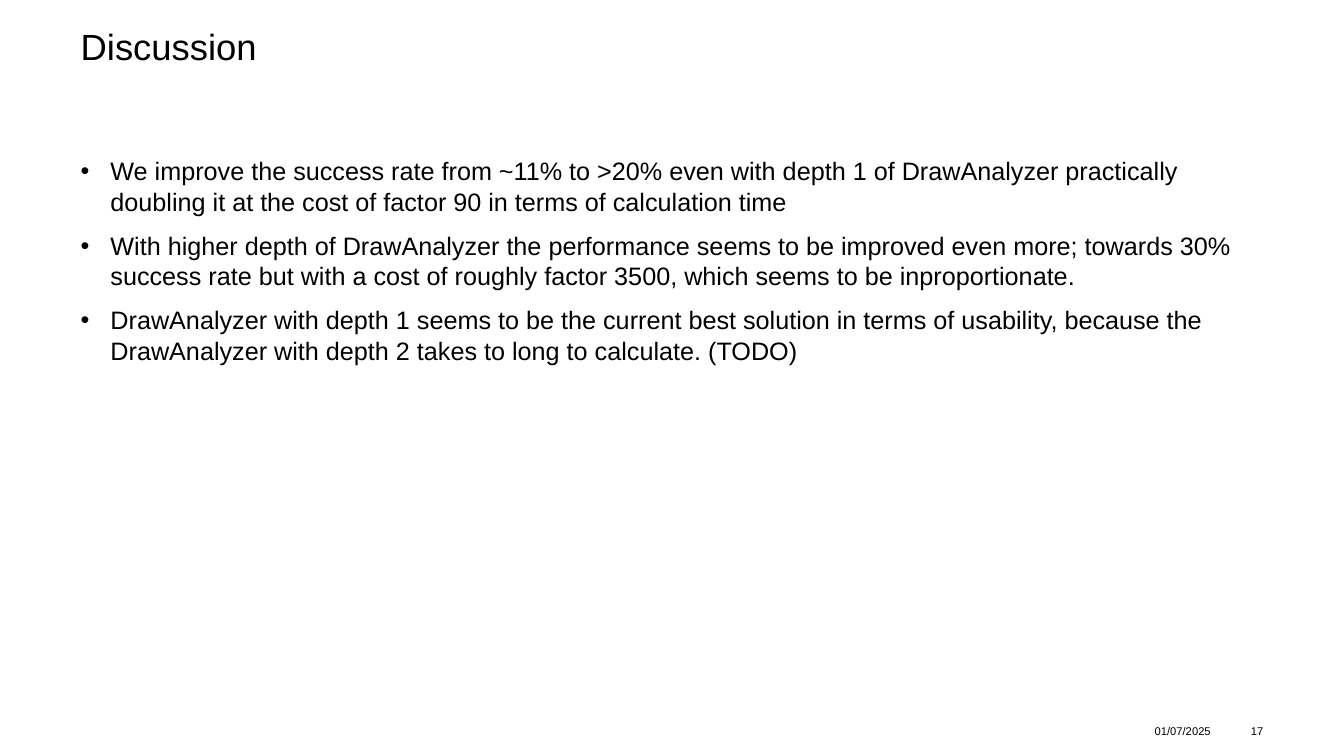
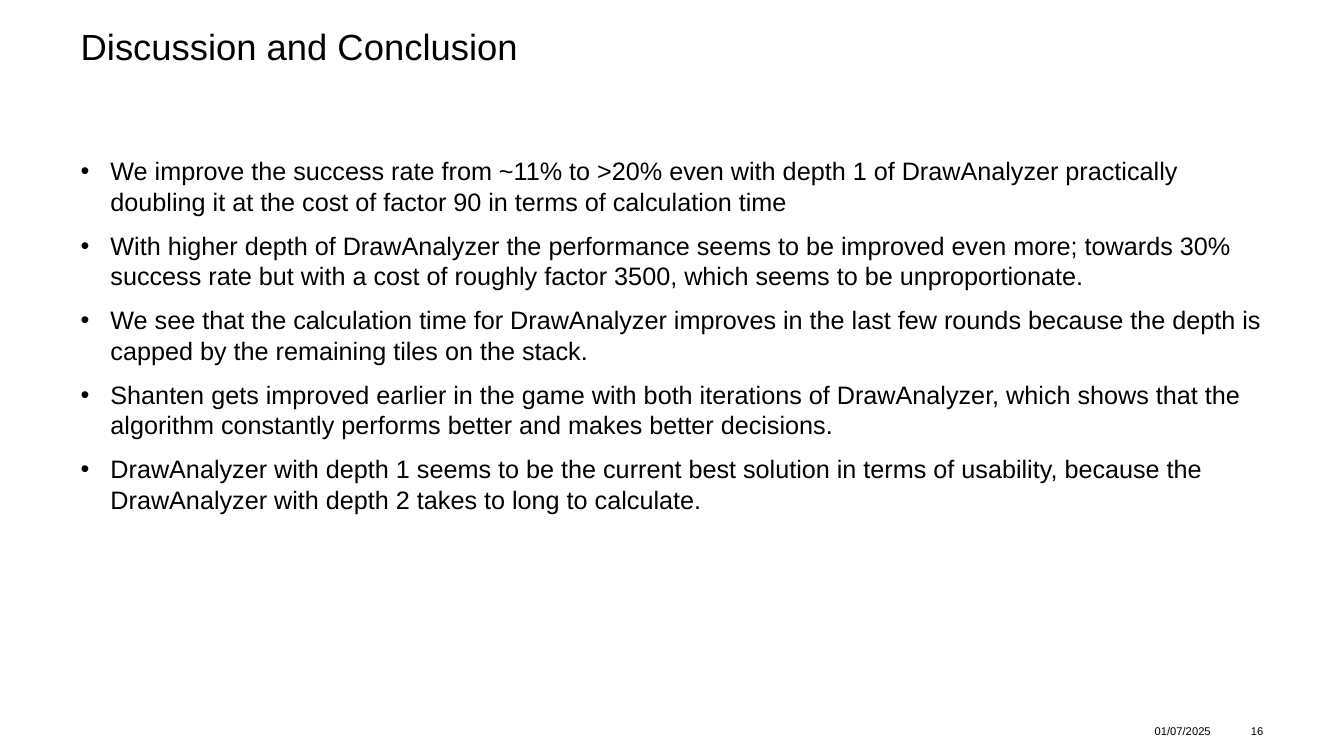
Before and after one commit to adidell01/MahjongOptimization, a slide deck: slide 16 of ProjectPresentation_asadikovic_jlyrer.pptx (slide 17 before the commit). Drawn at 1344x756 pixels with LibreOffice and Linux fonts; fonts in the diff are those of the drawing; background and template pictures are left out. Boxes give left, top, right and bottom in pixels: in the first picture for what was removed or moved away, otherwise in the second. Text is boxed around its words. In the diff, an @@ line names an element or a change of style, - is before the commit and + after.

```diff
--- a/ProjectPresentation_asadikovic_jlyrer.pptx
+++ b/ProjectPresentation_asadikovic_jlyrer.pptx
@@ title at [81, 33, 517, 61]: text changed @@
-Discussion
+Discussion and Conclusion
@@ text at [110, 236, 1260, 514]: text changed @@
-• With higher depth of DrawAnalyzer the performance seems to be improved even more; towards 30% success rate but with a cost of roughly factor 3500, which seems to be inproportionate.
-• DrawAnalyzer with depth 1 seems to be the current best solution in terms of usability, because the DrawAnalyzer with depth 2 takes to long to calculate. (TODO)
+• With higher depth of DrawAnalyzer the performance seems to be improved even more; towards 30% success rate but with a cost of roughly factor 3500, which seems to be unproportionate.
+• We see that the calculation time for DrawAnalyzer improves in the last few rounds because the depth is capped by the remaining tiles on the stack.
+• Shanten gets improved earlier in the game with both iterations of DrawAnalyzer, which shows that the algorithm constantly performs better and makes better decisions.
+• DrawAnalyzer with depth 1 seems to be the current best solution in terms of usability, because the DrawAnalyzer with depth 2 takes to long to calculate.
@@ page number at [1251, 727, 1263, 735]: text changed @@
-17
+16
```
Also in this commit, not shown: 9 other slides changed, 2 slides removed, 1 other file.
